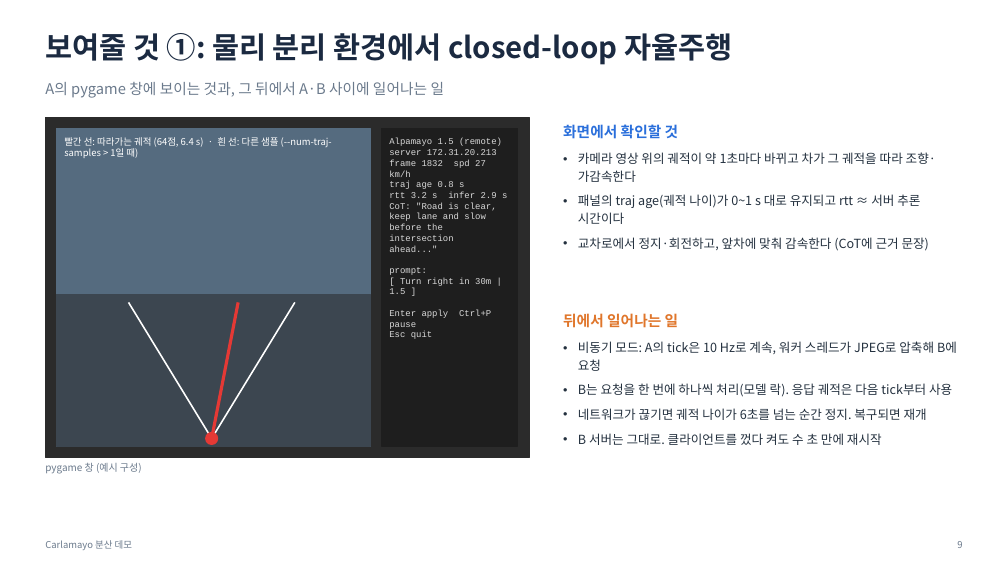
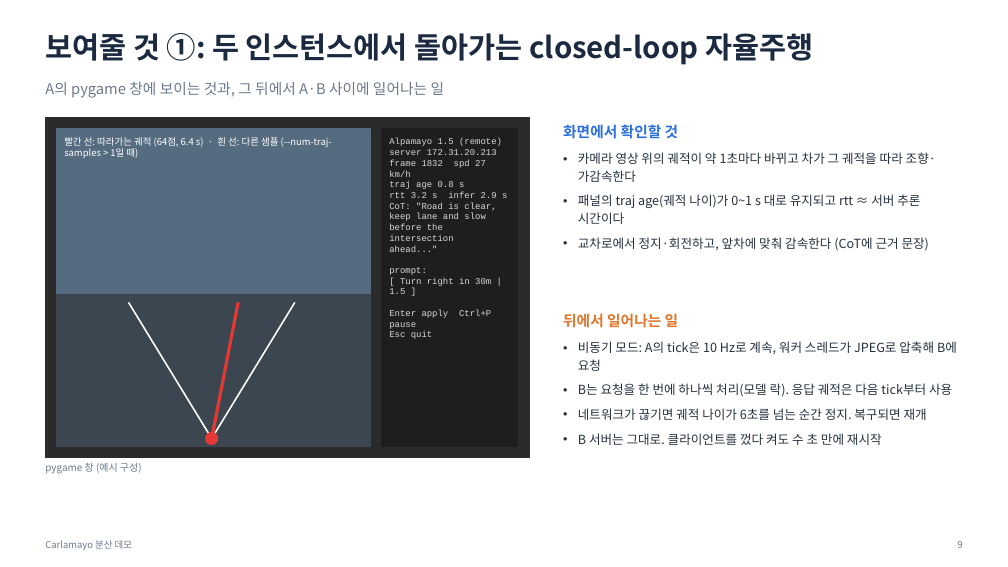
Before and after one commit to JwonMoon/carlamayo-my-distributed, a slide deck: slide 9 of docs/distributed/demo-overview.pptx. Drawn at 1008x567 pixels with LibreOffice and Linux fonts; fonts in the diff are those of the drawing. Boxes give left, top, right and bottom in pixels: in the first picture for what was removed or moved away, otherwise in the second. Text is boxed around its words. In the diff, an @@ line names an element or a change of style, - is before the commit and + after.

```diff
--- a/docs/distributed/demo-overview.pptx
+++ b/docs/distributed/demo-overview.pptx
@@ text at (45,33,813,65): text changed @@
-보여줄 것 ①: 물리 분리 환경에서 closed-loop 자율주행
+보여줄 것 ①: 두 인스턴스에서 돌아가는 closed-loop 자율주행
```
Also in this commit, not shown: 12 other slides changed, 1 slide added, 1 slide removed, 2 other files.
